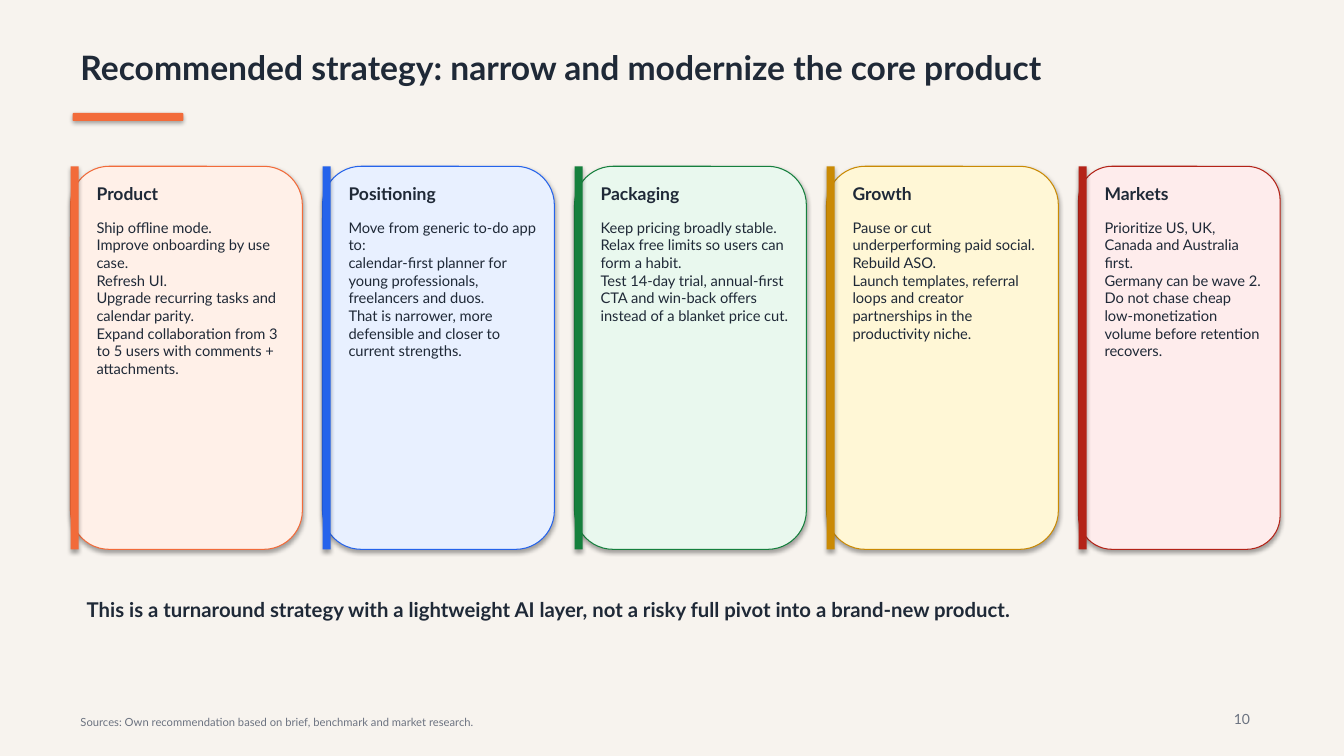
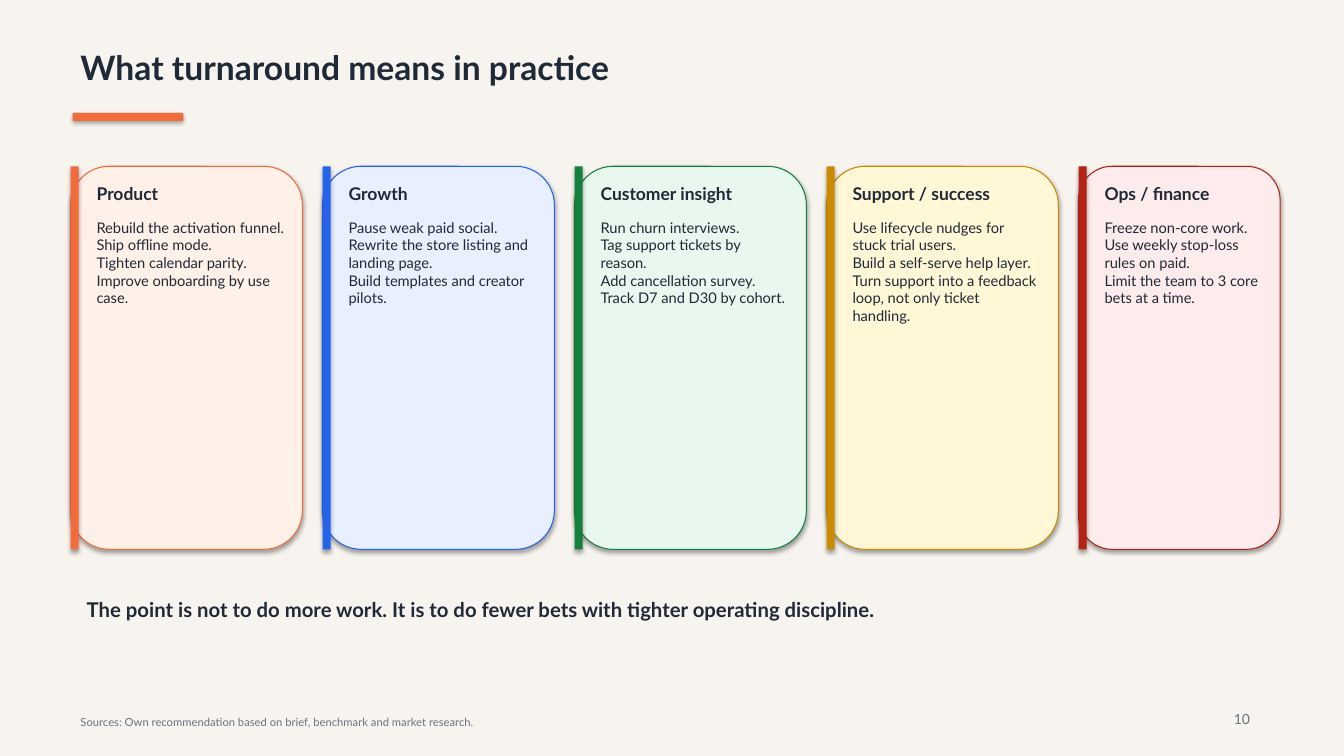
Before and after one commit to TEZv/Genesis-Academy_Strategy-Operations-School-2.0-Case-Task, a slide deck: slide 10 of deliverables/taskflow-case-presentation.pptx. Drawn at 1344x756 pixels with LibreOffice and Linux fonts; fonts in the diff are those of the drawing. Boxes give left, top, right and bottom in pixels: in the first picture for what was removed or moved away, otherwise in the second. Text is boxed around its words. In the diff, an @@ line names an element or a change of style, - is before the commit and + after.

Commit message:
Rework case deck with operator-style turnaround framing

```diff
--- a/deliverables/taskflow-case-presentation.pptx
+++ b/deliverables/taskflow-case-presentation.pptx
@@ text at <box>80,55,609,86</box>: text changed @@
-Recommended strategy: narrow and modernize the core product
+What turnaround means in practice
@@ text at <box>349,187,408,200</box>: text changed @@
-Positioning
+Growth
@@ text at <box>601,187,732,203</box>: text changed @@
-Packaging
+Customer insight
@@ text at <box>853,187,990,203</box>: text changed @@
-Growth
+Support / success
@@ text at <box>1105,187,1210,203</box>: text changed @@
-Markets
+Ops / finance
@@ text at <box>97,222,284,233</box>: paragraph added @@
+Rebuild the activation funnel.
@@ text at <box>349,222,529,306</box>: text changed @@
-Move from generic to-do app to:
-calendar-first planner for young professionals, freelancers and duos.
-That is narrower, more defensible and closer to current strengths.
+Pause weak paid social.
+Rewrite the store listing and landing page.
+Build templates and creator pilots.
@@ text at <box>601,222,785,306</box>: text changed @@
-Keep pricing broadly stable.
-Relax free limits so users can form a habit.
-Test 14-day trial, annual-first CTA and win-back offers instead of a blanket price cut.
+Run churn interviews.
+Tag support tickets by reason.
+Add cancellation survey.
+Track D7 and D30 by cohort.
@@ text at <box>853,222,1036,324</box>: text changed @@
-Pause or cut underperforming paid social.
-Rebuild ASO.
-Launch templates, referral loops and creator partnerships in the productivity niche.
+Use lifecycle nudges for stuck trial users.
+Build a self-serve help layer.
+Turn support into a feedback loop, not only ticket handling.
@@ text at <box>1105,222,1258,303</box>: text changed @@
-Prioritize US, UK, Canada and Australia first.
-Germany can be wave 2.
-Do not chase cheap low-monetization volume before retention recovers.
+Freeze non-core work.
+Use weekly stop-loss rules on paid.
+Limit the team to 3 core bets at a time.
@@ text at <box>97,257,247,271</box>: paragraph added @@
+Tighten calendar parity.
@@ text at <box>97,275,278,374</box>: paragraphs removed @@
-Refresh UI.
-Upgrade recurring tasks and calendar parity.
-Expand collaboration from 3 to 5 users with comments + attachments.
@@ text at <box>87,602,874,621</box>: text changed @@
-This is a turnaround strategy with a lightweight AI layer, not a risky full pivot into a brand-new product.
+The point is not to do more work. It is to do fewer bets with tighter operating discipline.
```
Also in this commit, not shown: 12 other slides changed, 1 slide added, 1 slide removed, 2 other files.
